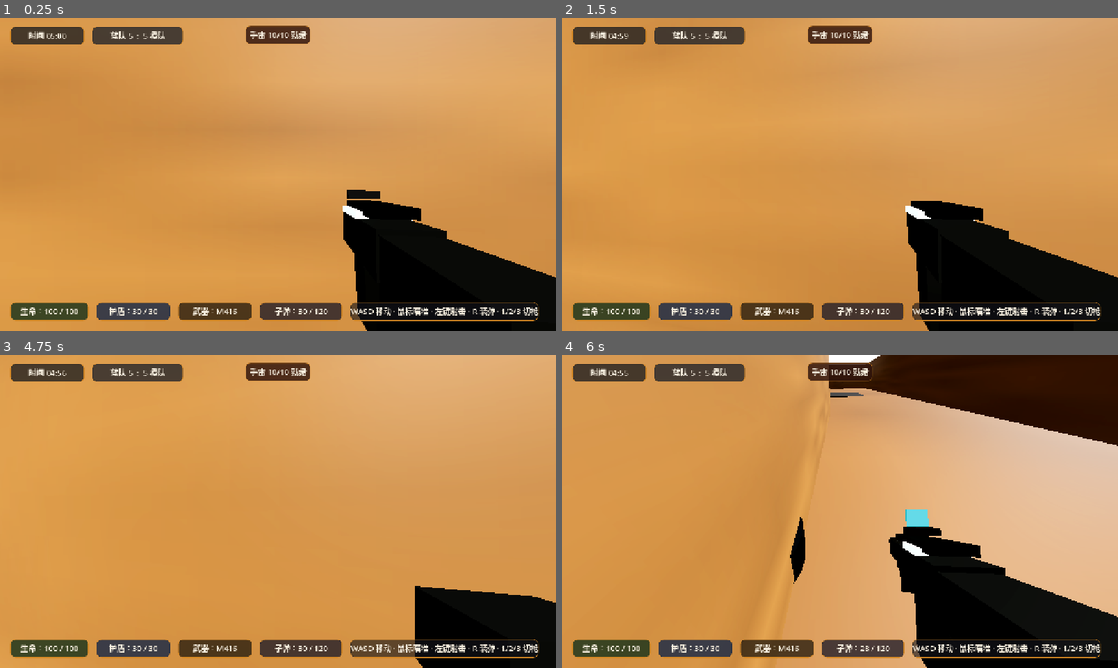
Above: before the commit, frames 1-4 (two rows, left to right).
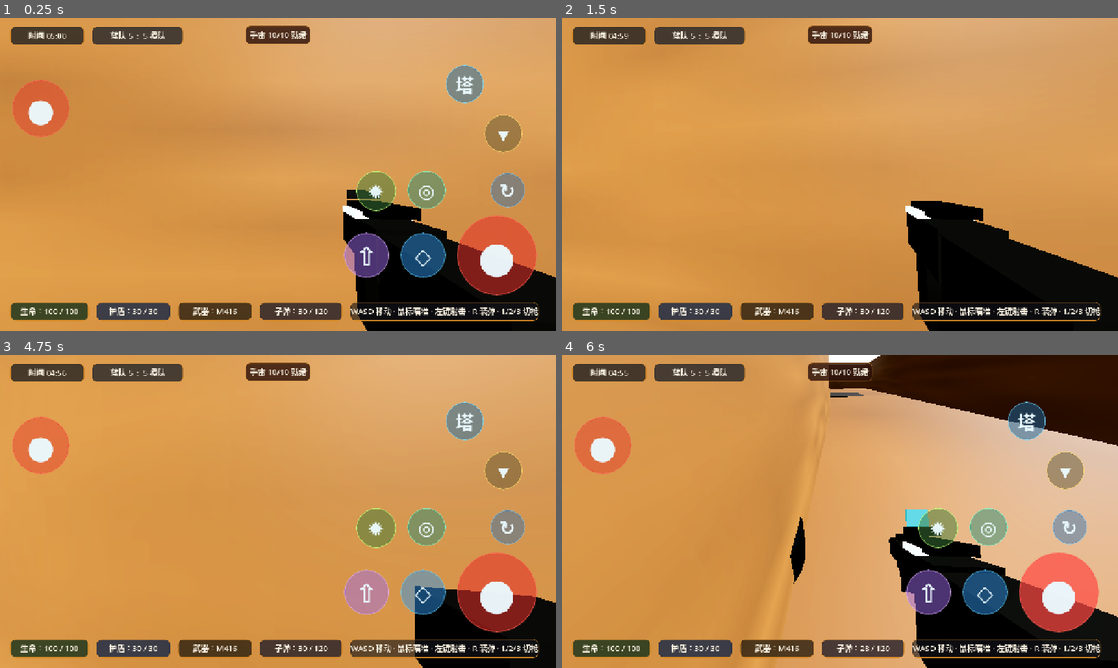
Above: after the commit, the same moments.

Repository: AltenLi/ac_fps_android_game
Game: Godot game, scene res://scenes/game.tscn
The game is run twice, just before and just after one commit, with the same random seed, the same clock (stepped at 60 frames per second) and the same inputs. This scene is started directly instead of the project's main scene.
Inputs (mouse positions are in pixels of both pictures, inside the frame that each line leads up to):
- Up to frame 1 (0.25 s): no input
- Up to frame 2 (1.5 s): move the mouse to (867, 174) at 0.52 s; hold T (build_laser_tower) 0.53-1.28 s; hold W (move_forward) from 0.53 s (still down); click (867, 174) at 0.67 s; tap Space (jump) at 0.77 s; move the mouse to (812, 174) at 1.27 s; tap Tab (capture_mouse) at 1.35 s
- Up to frame 3 (4.75 s): keep holding W (move_forward); tap Space (jump) at 1.52, 2.75, 3.02, 3.77, 4.25, 4.52 s; tap Enter at 2, 3.5 s; move the mouse to (289, 505) at 2.02 s; press the mouse at (289, 505) at 2.03 s; move the mouse to (272, 517) at 2.77 s; release the mouse at (272, 517) at 2.78 s; tap Ctrl (prone) at 2.85 s; click (272, 517) at 2.92 s; move the mouse to (316, 514) at 3.52 s; hold Z (scope_zoom) 3.53-4.28 s; tap R (reload) at 4.15 s; move the mouse to (233, 508) at 4.27 s; tap G (throw_grenade) at 4.35 s
- Up to frame 4 (6 s): move the mouse to (845, 511) at 5.02 s; hold 1 (weapon_1) 5.03-5.75 s; click (845, 511) at 5.17 s; release W (move_forward) at 5.75 s; click (1056, 592) at 5.75 s, where only the run after the commit has a clickable "●"

The runs differ from the first frame. In frame 1, 9.3% of the frame differs, in the area x 2-97%, y 14-89%; in frame 2, nothing differs; in frame 3, 9.3%; in frame 4, 9.3%.
Error before the commit: Parse Error: Identifier "icon" not declared in the current scope. (res://scripts/mobile_controls.gd:362)

Commit message:
Fix mobile controls after role switching

Diff:
--- a/scripts/mobile_controls.gd
+++ b/scripts/mobile_controls.gd
@@ -359,7 +359,7 @@
 		"prone":
 			icon_label.text = "▾"
 			icon_label.add_theme_font_size_override("font_size", diameter / 2 + 8)
-	if icon == "laser":
+	if icon_type == "laser":
 		icon_label.text = "塔"
 		icon_label.add_theme_font_size_override("font_size", diameter / 2)
 	btn.add_child(icon_label)
--- a/tests/test_mobile_controls.gd
+++ b/tests/test_mobile_controls.gd
@@ -75,6 +75,8 @@
 	t.is_true(player_text.contains("func mobile_toggle_prone()"), "Player should expose mobile prone toggling")
 	t.is_true(mobile_text.contains("PRONE_BUTTON_DIAMETER := 88.0"), "Mobile controls should include a prone button")
 	t.is_true(mobile_text.contains("player.mobile_toggle_prone()"), "Prone button should toggle prone")
+	t.is_true(mobile_text.contains("if icon_type == \"laser\":"), "Laser icon should use the icon_type argument")
+	t.is_false(mobile_text.contains("if icon == \"laser\":"), "Laser icon should not reference an undefined icon variable")
 	t.is_false(mobile_text.contains("icon_label.text = \"F\""), "Fire icon should not be a letter")
 	t.is_false(mobile_text.contains("icon_label.text = \"R\""), "Reload icon should not be a letter")
 	t.is_false(mobile_text.contains("icon_label.text = \"W\""), "Weapon icon should not be a letter")
Not shown, changed: build/android/DustCityFPS.apk
